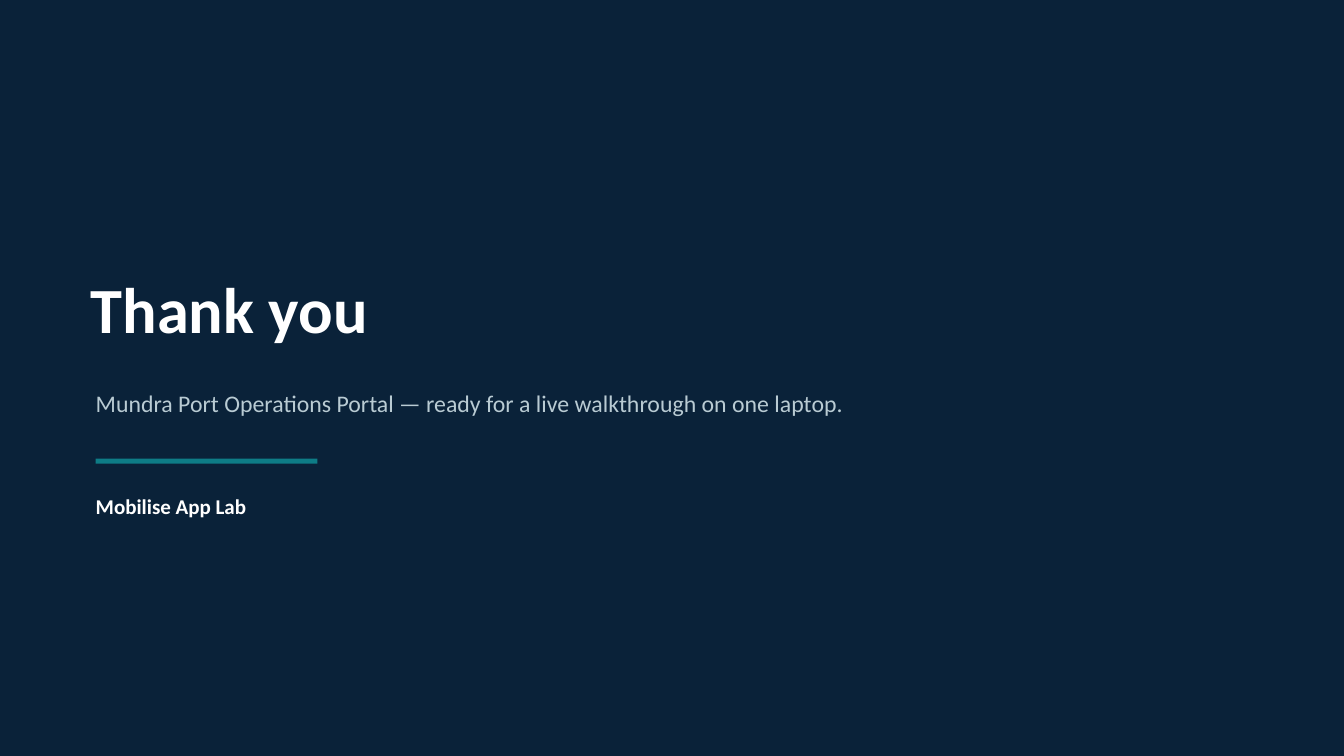
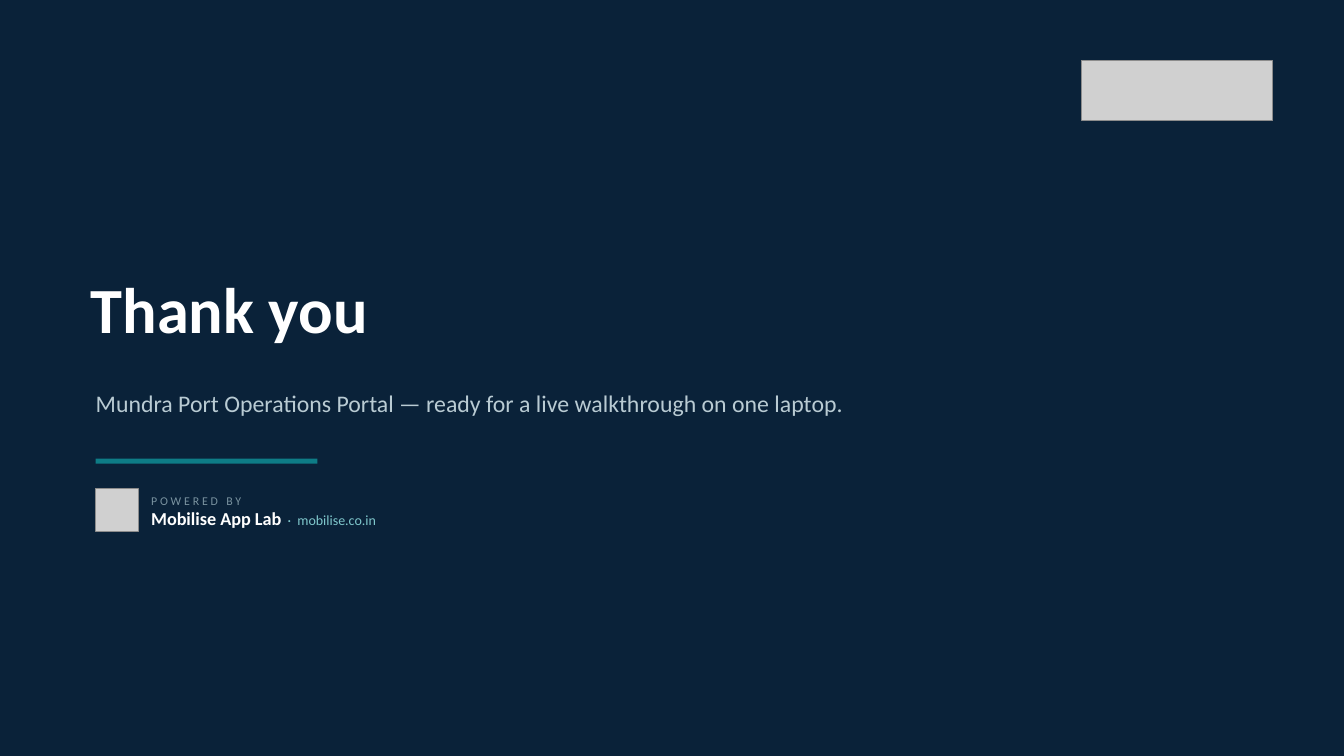
Before and after one commit to mobiliseapplabllp/maritime-project-presentation, a slide deck: slide 34 of dist/mundra-portal-project-presentation.pptx. Drawn at 1344x756 pixels with LibreOffice and Linux fonts; fonts in the diff are those of the drawing; grey boxes stand for pictures. Boxes give left, top, right and bottom in pixels: in the first picture for what was removed or moved away, otherwise in the second. Text is boxed around its words. In the diff, an @@ line names an element or a change of style, - is before the commit and + after.

```diff
--- a/dist/mundra-portal-project-presentation.pptx
+++ b/dist/mundra-portal-project-presentation.pptx
@@ picture added at box(1082, 60, 1272, 121) @@
@@ picture added at box(96, 489, 138, 531) @@
@@ text at box(151, 497, 376, 528): text changed; size 15 to 10 pt; text colour #FFFFFF to #7FC7CC; bold off @@
-Mobilise App Lab
+POWERED BY
+Mobilise App Lab · mobilise.co.in
```
Also in this commit, not shown: 1 other slide changed, 14 other files.
